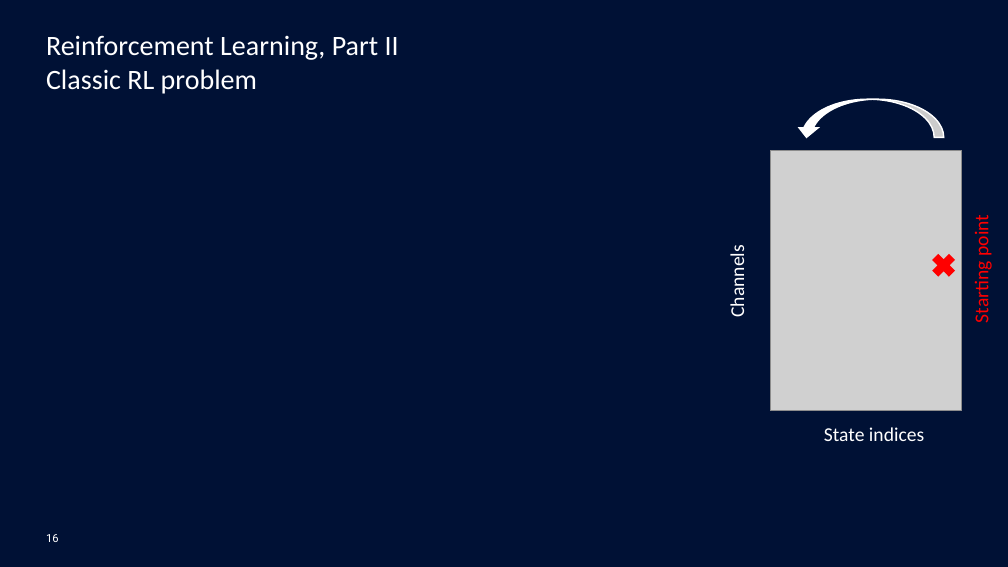
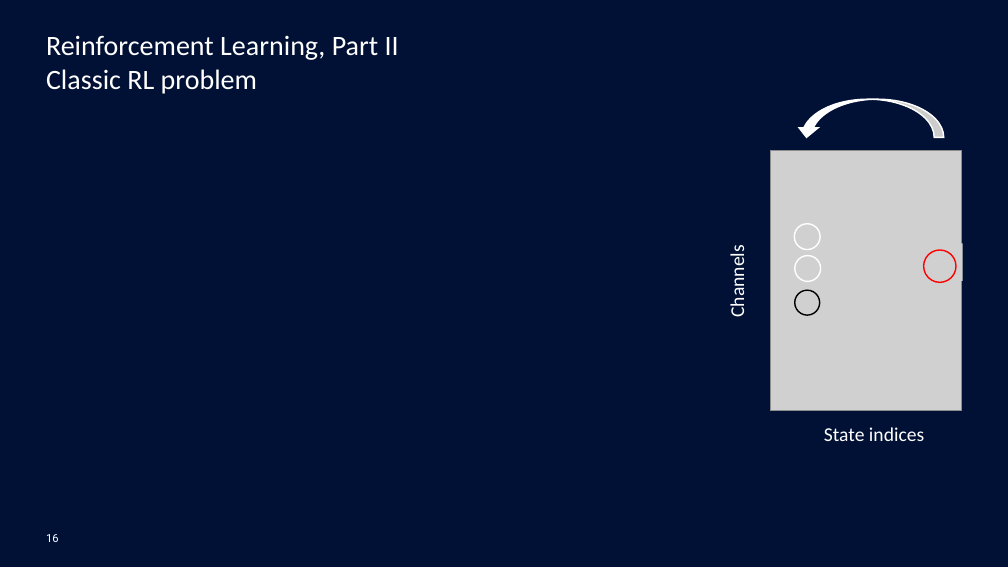
Before and after one commit to mgoutay/ml_course, a slide deck: slide 16 of RL_course.pptx. Drawn at 1008x567 pixels with LibreOffice and Linux fonts; fonts in the diff are those of the drawing; grey boxes stand for pictures; background and template pictures are left out. Boxes give left, top, right and bottom in pixels: in the first picture for what was removed or moved away, otherwise in the second. Text is boxed around its words. In the diff, an @@ line names an element or a change of style, - is before the commit and + after.

Commit message:
update slides

```diff
--- a/RL_course.pptx
+++ b/RL_course.pptx
@@ picture added at bbox=[785, 215, 831, 252] @@
@@ ellipse added at bbox=[794, 224, 821, 250], outline #FFFFFF 1 pt @@
@@ text removed at bbox=[970, 219, 994, 321] @@
-Starting point
@@ picture added at bbox=[785, 246, 831, 283] @@
@@ ellipse added at bbox=[794, 256, 821, 282], outline #FFFFFF 1 pt @@
@@ picture added at bbox=[917, 244, 963, 281] @@
@@ ellipse added at bbox=[923, 250, 956, 282], outline #FF0000 1 pt @@
@@ cross removed at bbox=[928, 250, 959, 280] @@
@@ picture added at bbox=[785, 279, 831, 317] @@
@@ ellipse added at bbox=[794, 290, 820, 316], outline #000000 1 pt @@
```
Also in this commit, not shown: 1 other slide changed, 1 other file.
